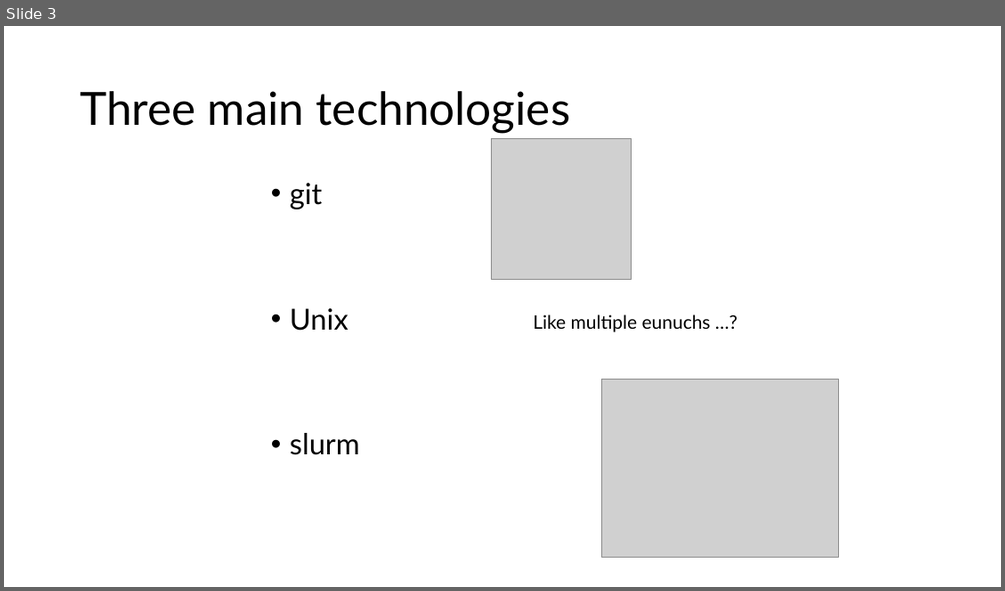
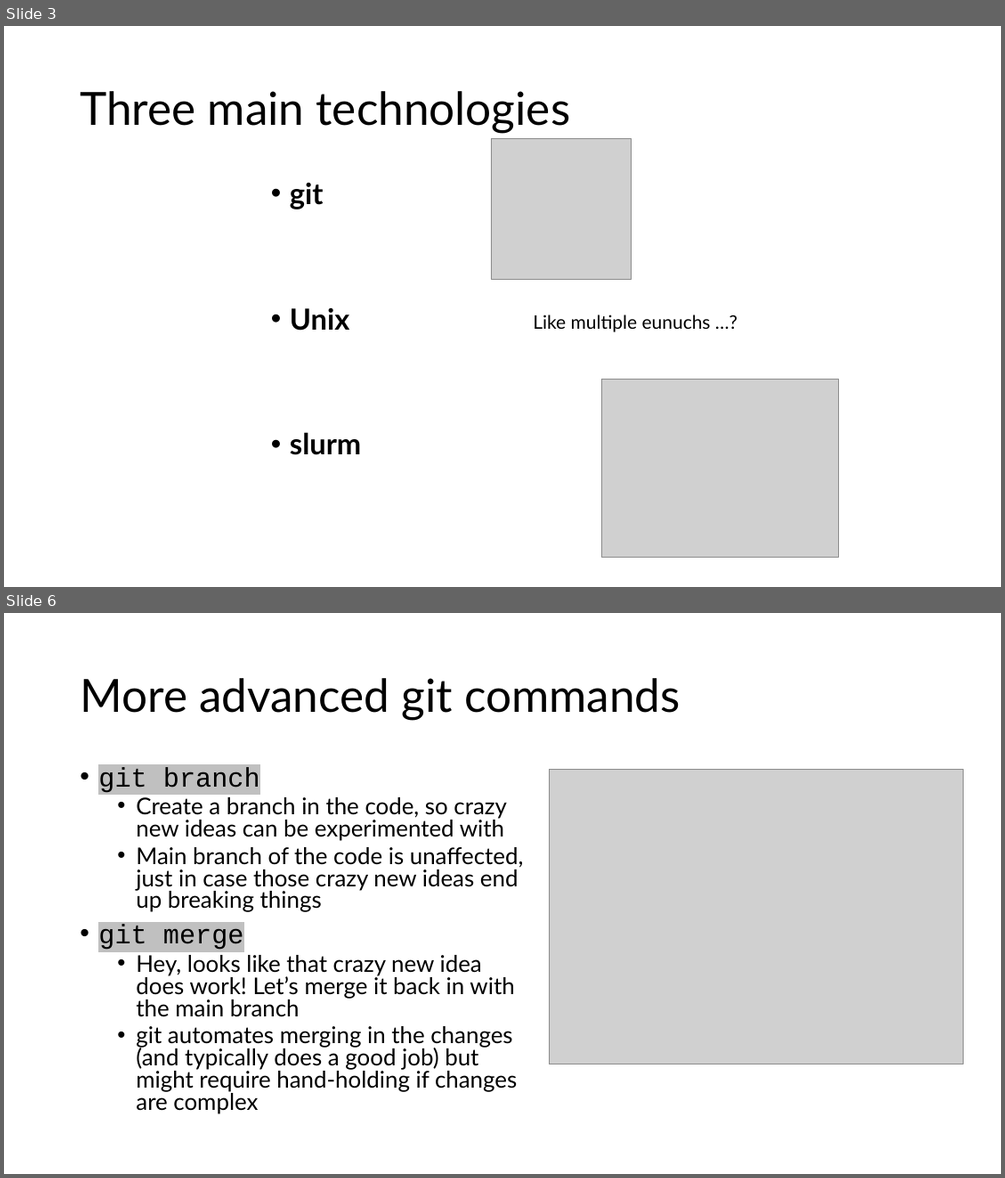
Before and after one commit to lawsonvt/rivanna_slurm_git_tutorial, a slide deck: tutorial_slides.pptx. Shown one above the other, each under a label of ours: slide 3 before the commit, slides 3 and 6 after it; the slides between them are not shown. The pictures are 1005x591 and 1005x1178 pixels, drawn with LibreOffice and Linux fonts; fonts in the diff are those of the drawing; grey boxes stand for pictures. Boxes give left, top, right and bottom in pixels: in the first picture for what was removed or moved away, otherwise in the second. Text is boxed around its words. In the diff, an @@ line names an element or a change of style, - is before the commit and + after.

```diff
--- a/tutorial_slides.pptx
+++ b/tutorial_slides.pptx
@@ slide 6 added at [4,613,1001,1174], background #FFFFFF @@
@@ title added at [80,678,680,720], 44 pt, text #000000 @@
+More advanced git commands
@@ text added at [98,767,524,1114], 22.2 pt, text #000000 @@
+• git branch
+  • Create a branch in the code, so crazy new ideas can be experimented with
+  • Main branch of the code is unaffected, just in case those crazy new ideas end up breaking things
+• git merge
+  • Hey, looks like that crazy new idea does work! Let’s merge it back in with the main branch
+  • git automates merging in the changes (and typically does a good job) but might require hand-holding if changes are complex
@@ picture added at [550,770,963,1064] @@
@@ slide 3 changed as well @@
@@ text "git" at [290,183,361,455]: bold on @@
```
Also in this commit, not shown: 2 other slides changed, 5 other slides added.
